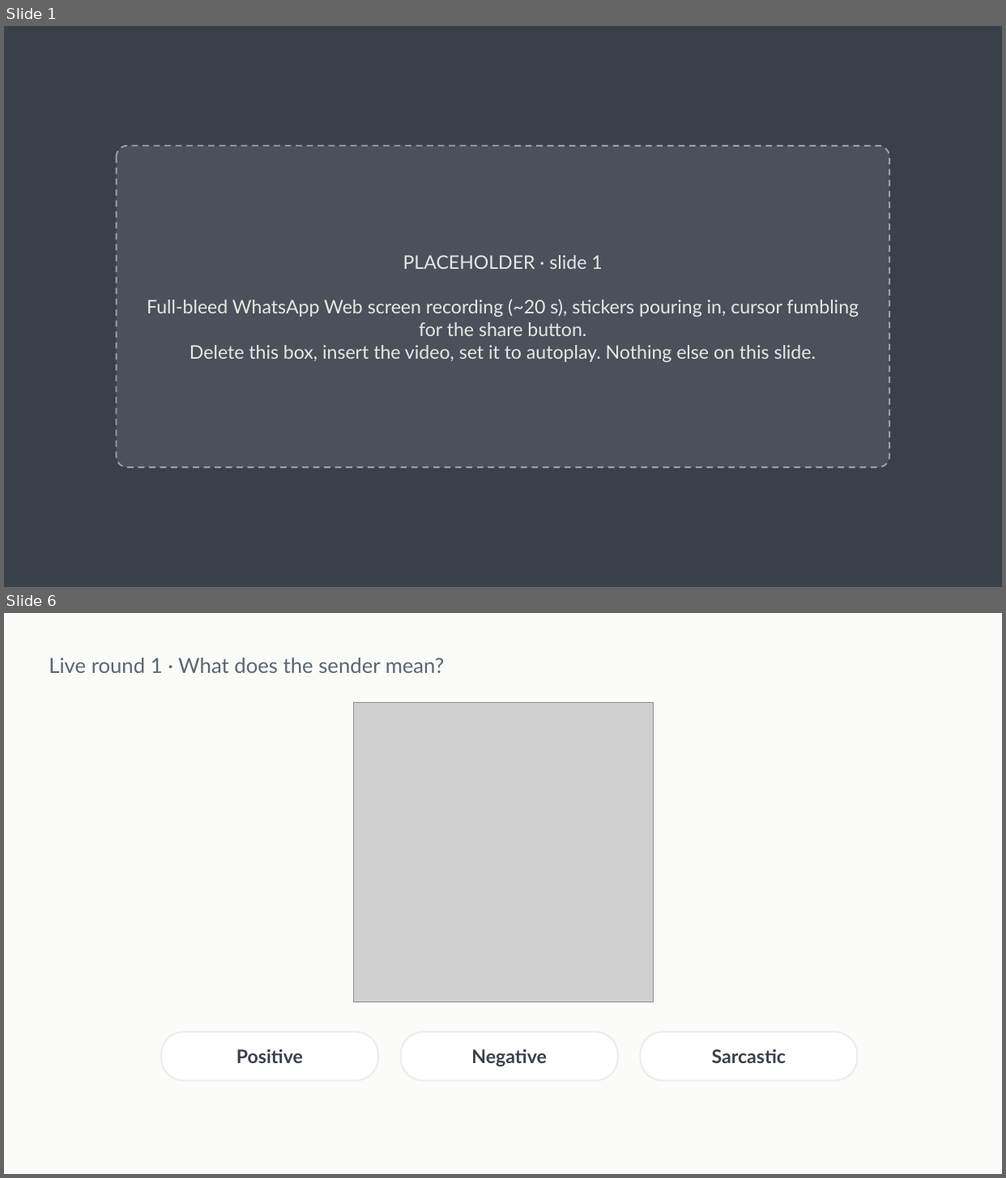
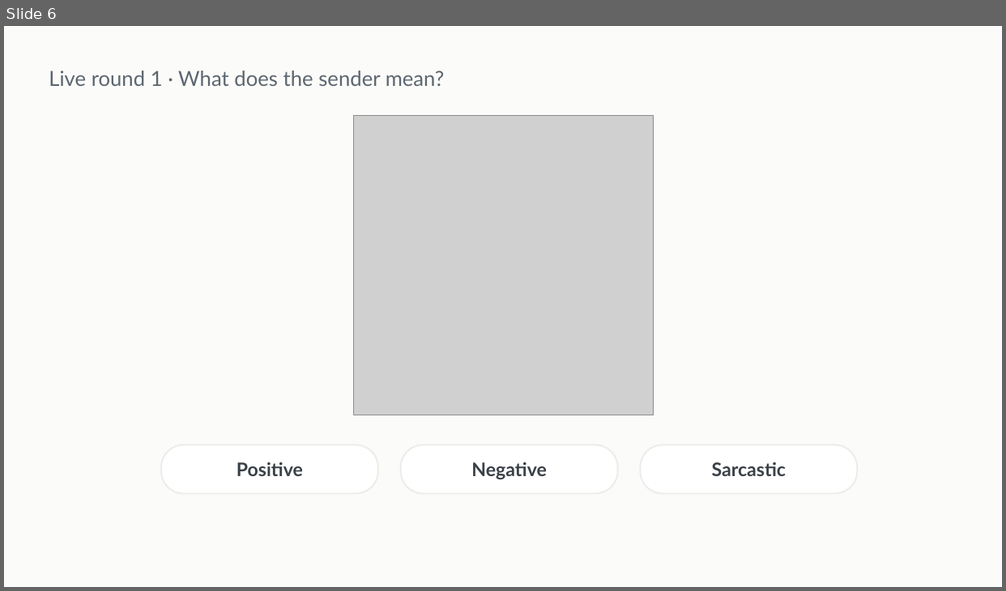
Before and after one commit to burakdon/sticker-comms, a slide deck: report/sticker-comms-deck.pptx. Shown one above the other, each under a label of ours: slides 1 and 6 before the commit, slide 6 after it; the slides between them are not shown. The pictures are 1006x1178 and 1006x591 pixels, drawn with LibreOffice and Linux fonts; fonts in the diff are those of the drawing; grey boxes stand for pictures. Boxes give left, top, right and bottom in pixels: in the first picture for what was removed or moved away, otherwise in the second. Text is boxed around its words. In the diff, an @@ line names an element or a change of style, - is before the commit and + after.

```diff
--- a/report/sticker-comms-deck.pptx
+++ b/report/sticker-comms-deck.pptx
@@ slide 1 removed at box(4, 26, 1002, 587), background #3A4048 @@
@@ rounded rectangle removed at box(117, 146, 889, 467) @@
@@ text removed at box(147, 255, 859, 362) @@
-PLACEHOLDER · slide 1
-Full-bleed WhatsApp Web screen recording (~20 s), stickers pouring in, cursor fumbling for the share button.
-Delete this box, insert the video, set it to autoplay. Nothing else on this slide.
```
Also in this commit, not shown: 8 slides changed, 5 slides added, 2 other slides removed, 4 other files.
